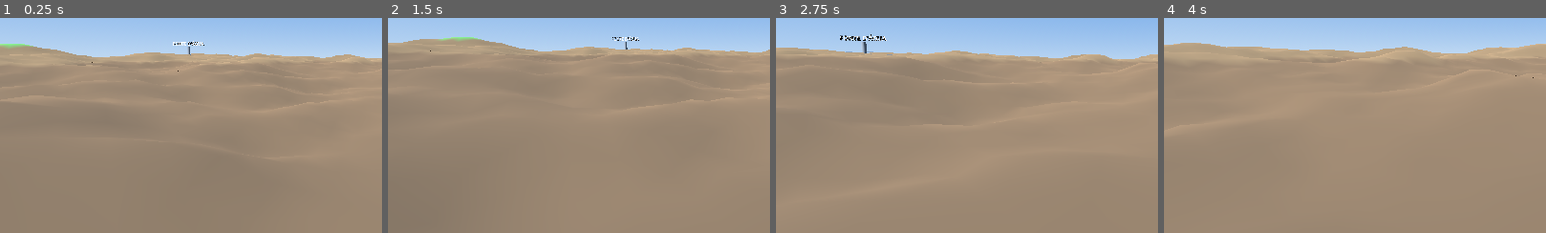
Above: before the commit, frames 1-4 (left to right).
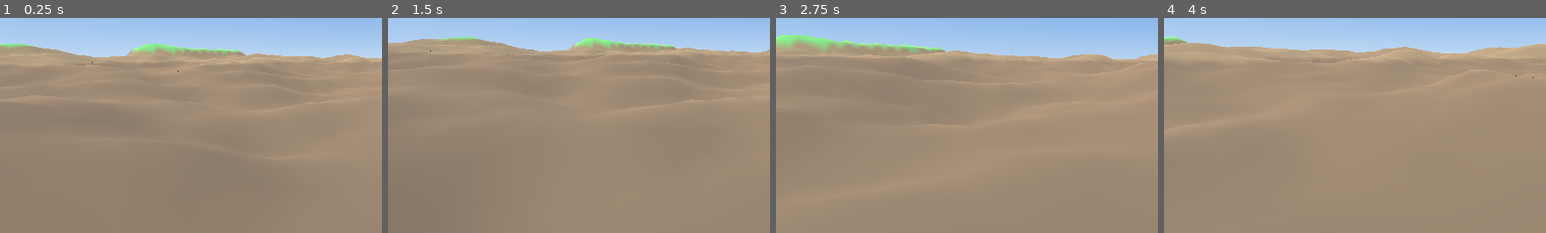
Above: after the commit, the same moments.

Repository: cepedf/hydroneer-releitura-2
Game: Godot game, scene res://scenes/main.tscn
The game is run twice, just before and just after one commit, with the same random seed, the same clock (stepped at 60 frames per second) and the same inputs.
Inputs (mouse positions are % of the whole screen's width and height, from its top left):
- Up to frame 1 (0.25 s): no input
- Up to frame 2 (1.5 s): move the mouse to (55, 50) at 0.52 s; press the mouse at (55, 50) at 0.53 s; hold W (move_forward) from 0.53 s (still down); tap Space (jump) at 0.77 s; move the mouse to (45, 50) at 1.27 s; release the mouse at (45, 50) at 1.28 s; click (45, 50) at 1.35 s
- Up to frame 3 (2.75 s): keep holding W (move_forward); tap Space (jump) at 1.52 s; move the mouse to (52, 48) at 2.02 s; hold E (sell) from 2.03 s (still down); click (52, 48) at 2.3 s
- Up to frame 4 (4 s): keep holding W (move_forward); move the mouse to (49, 52) at 2.77 s; release E (sell) at 2.78 s; tap Shift (sprint) at 2.85 s; tap Space (jump) at 3.02, 3.77 s; click (49, 52) at 3.05 s; move the mouse to (57, 51) at 3.52 s; press the mouse at (57, 51) at 3.53 s
The pictures show only the part of the screen within x 0-50%, y 34-84%; the shares and areas given below are measured in that part.

The runs differ from the first frame. In frame 1, 1.1% of the frame differs, in the area x 33-65%, y 10-19%; in frame 2, 1.0%; in frame 3, 2.2%, in the area x 0-45%, y 7-18%; in frame 4, 0.2%.

Commit message:
Lago contido na fonte com evaporação; escavação rende ouro garantido

Diff:
--- a/scripts/terrain.gd
+++ b/scripts/terrain.gd
@@ -64,7 +64,7 @@
 	return lerpf(lerpf(h00, h10, tx), lerpf(h01, h11, tx), tz)
 
 
-func dig(pos: Vector3, radius: float, power: float) -> int:
+func dig(pos: Vector3, radius: float, power: float) -> float:
 	var cx := int(clampf(pos.x / CELL + N * 0.5, 0.0, N - 1.0))
 	var cz := int(clampf(pos.z / CELL + N * 0.5, 0.0, N - 1.0))
 	var vr := int(ceil(radius / CELL)) + 1
@@ -83,7 +83,7 @@
 			removed += heights[i] - new_h
 			heights[i] = new_h
 	if removed <= 0.001:
-		return 0
+		return 0.0
 	var avg_rich := 0.0
 	var cells := 0
 	for z in range(maxi(0, cz - vr), mini(N, cz + vr + 1)):
@@ -94,10 +94,10 @@
 		avg_rich /= cells
 	var wet := water[idx_c(cx, cz)] > 0.05
 	var depth_bonus := 1.0 + maxf(0.0, -pos.y) * 0.1
-	var nuggets := int(removed * (0.8 + 2.2 * avg_rich) * depth_bonus) * (2 if wet else 1)
+	var gold := removed * (1.2 + 2.8 * avg_rich) * depth_bonus * (2.0 if wet else 1.0)
 	rebuild_mesh()
 	_water_mesh_timer = 0.0
-	return nuggets
+	return gold
 
 
 func add_water_at(pos: Vector3, amount: float) -> void:
@@ -193,6 +193,18 @@
 			var d := Vector2(wx, wz).length()
 			h -= clampf(4.0 - d * 0.08, 0.0, 4.0) * 0.8
 			heights[idx_v(x, z)] = h
+	var spring_world := Vector2((SPRING_CELL.x - N * 0.5) * CELL, (SPRING_CELL.y - N * 0.5) * CELL)
+	for z in N + 1:
+		for x in N + 1:
+			var wx := (x - N * 0.5) * CELL
+			var wz := (z - N * 0.5) * CELL
+			var d := Vector2(wx, wz).distance_to(spring_world)
+			if d < 9.0:
+				var f := 1.0 - d / 9.0
+				heights[idx_v(x, z)] -= 3.5 * f * f
+			elif d < 12.0:
+				var r := (d - 9.0) / 3.0
+				heights[idx_v(x, z)] += 1.8 * (1.0 - r * r)
 	for z in N:
 		for x in N:
 			var v := veins.get_noise_2d(x * 3.7, z * 3.7)
@@ -202,13 +214,15 @@
 func _simulate_water() -> void:
 	var s := SPRING_CELL
 	var si := idx_c(s.x, s.y)
-	water[si] = minf(water[si] + 0.25, 1.5)
+	water[si] = minf(water[si] + 0.15, 1.2)
 	var total := N * N
 	var window := maxi(1, total / 6)
 	for i in window:
 		var c := (_sim_cursor + i) % total
-		var w := water[c]
-		if w <= 0.01:
+		var w := water[c] * 0.995
+		water[c] = w
+		if w <= 0.03:
+			water[c] = 0.0
 			continue
 		var x := c % N
 		var z := c / N
